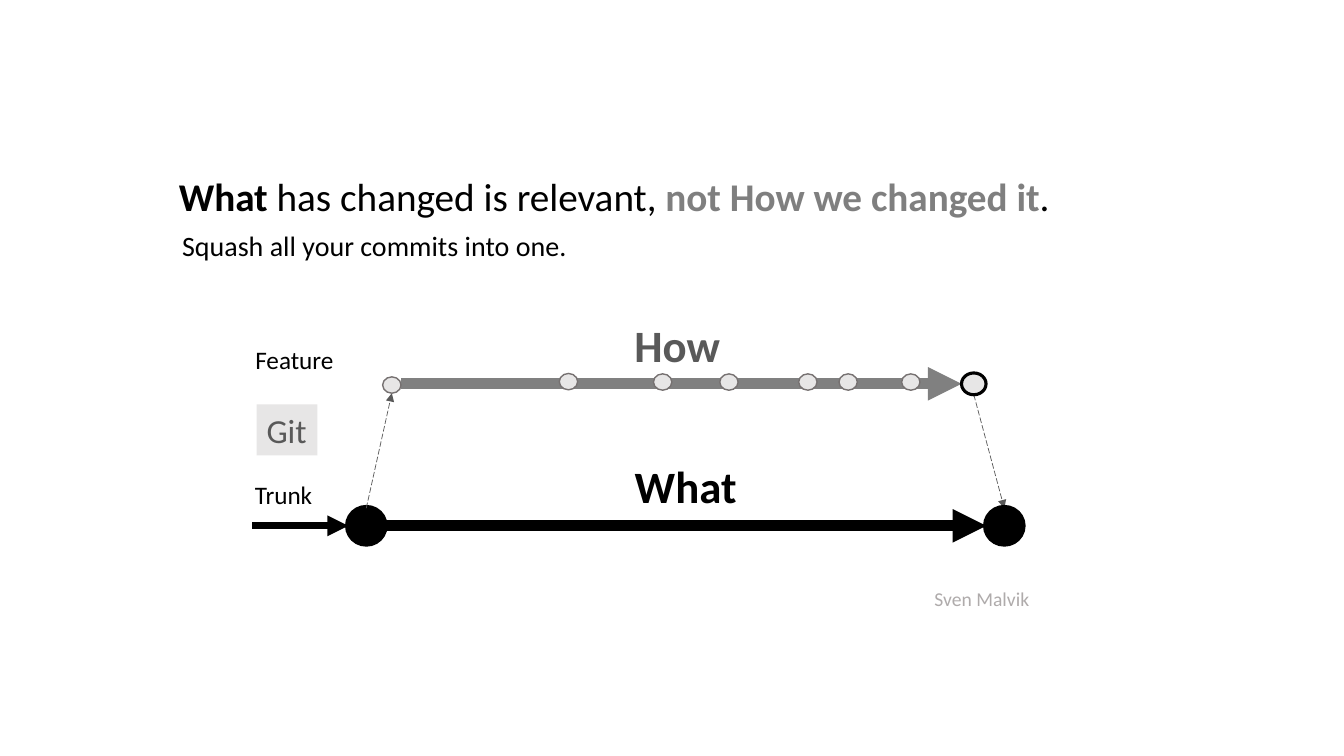
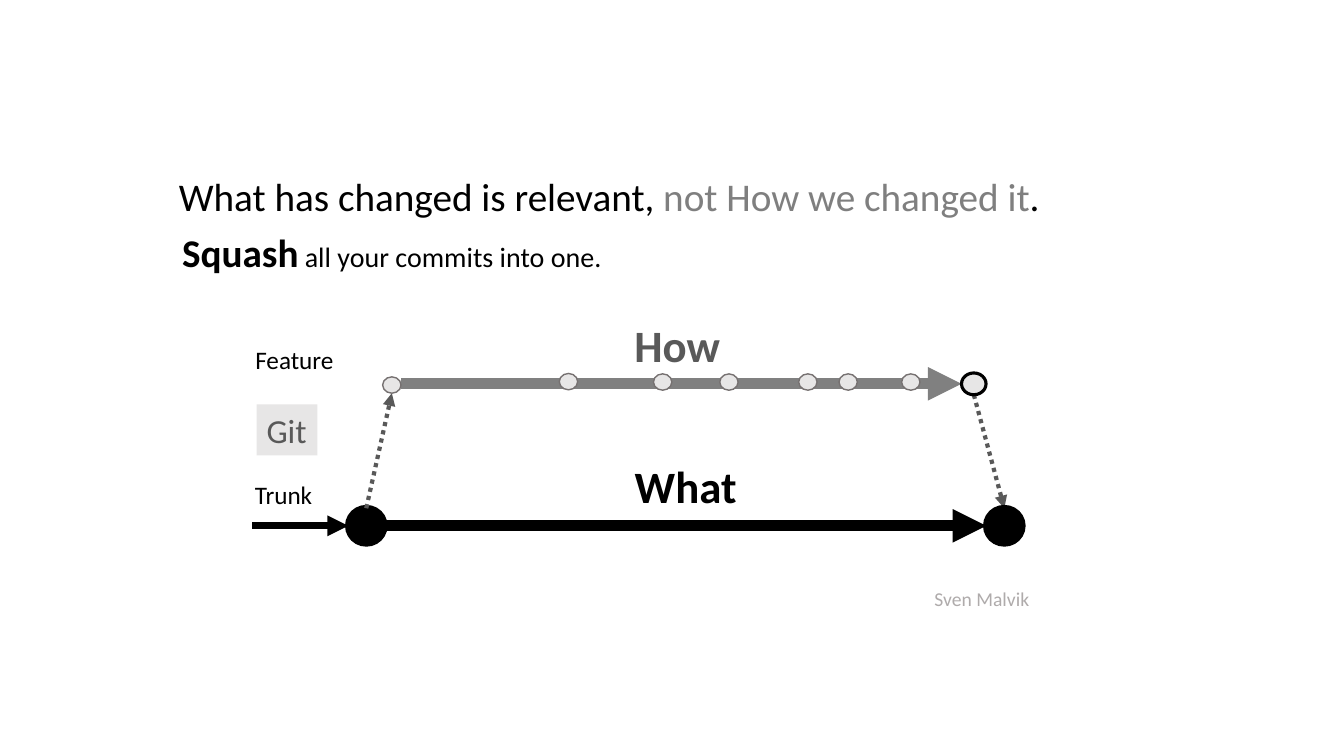
Before and after one commit to svenmalvik/insights, a slide deck: slide 1 of git/squash.pptx. Drawn at 1344x756 pixels with LibreOffice and Linux fonts; fonts in the diff are those of the drawing. Boxes give left, top, right and bottom in pixels: in the first picture for what was removed or moved away, otherwise in the second. Text is boxed around its words. In the diff, an @@ line names an element or a change of style, - is before the commit and + after.

```diff
--- a/git/squash.pptx
+++ b/git/squash.pptx
@@ text "What has changed is relevant, ..." at <box>179,183,1040,218</box>: bold off in "What not How we changed it." @@
@@ text "Squash all your commits into ..." at <box>182,239,602,273</box>: size 20 to 28 pt, bold on in "Squash" @@
@@ arrow (366, 508) - (392, 393): stroke #595959 0.5 pt dashed to #595959 3 pt dashed @@
@@ arrow (974, 395) - (1004, 508): stroke #595959 0.5 pt dashed to #595959 3 pt dashed @@
```
Also in this commit, not shown: 1 other file.
